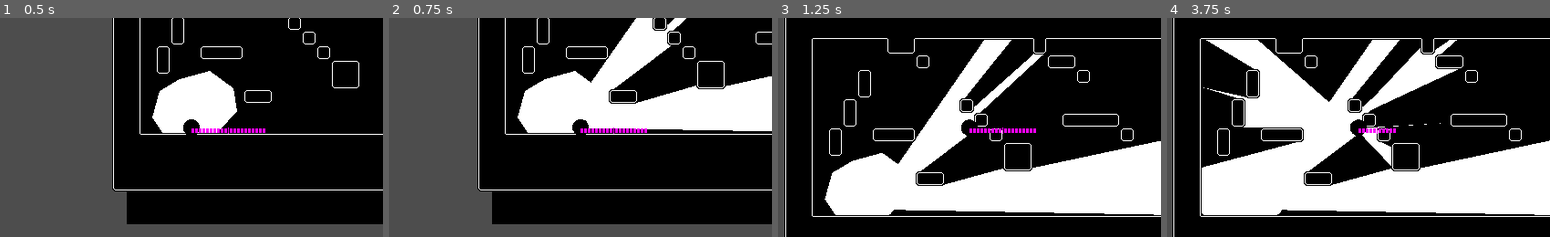
Above: before the commit, frames 1-4 (left to right).
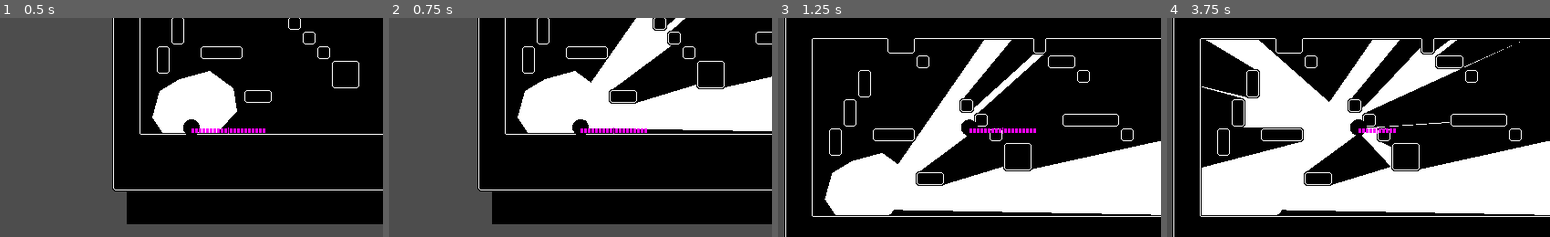
Above: after the commit, the same moments.

Repository: KingOfSpadesJFK/bhleg
Game: Godot game, scene res://levels/test_level.tscn
Same seed, same stepped clock (60 frames per second), same inputs: the game is played once before the commit and once after it.
Inputs (mouse positions are in pixels of both pictures, inside the frame that each line leads up to):
- Up to frame 1 (0.5 s): no input
- Up to frame 2 (0.75 s): tap Enter at 0.5 s; move the mouse to (664, 116) at 0.52 s; press the mouse at (664, 116) at 0.53 s; hold D (player_right) from 0.53 s (still down)
- Up to frame 3 (1.25 s): keep holding D (player_right); tap Space (player_jump) at 0.77 s
- Up to frame 4 (3.75 s): move the mouse to (1281, 138) at 1.27 s; release the mouse at (1281, 138) at 1.28 s; click (1281, 138) at 1.35 s; tap Space (player_jump) at 1.52, 2, 3.02 s; move the mouse to (1396, 79) at 2.02 s; release D (player_right) at 2.03 s; press the mouse at (1396, 79) at 2.03 s; hold A (player_left) 2.03-2.78 s; move the mouse to (1339, 171) at 2.77 s; release the mouse at (1339, 171) at 2.78 s; hold D (player_right) from 2.78 s (still down); click (1339, 171) at 2.85 s; move the mouse to (1473, 160) at 3.52 s; press the mouse at (1473, 160) at 3.53 s

Frame 1 is identical in both runs. In frame 2, 0.1% of the frame differs, in the area x 58-100%, y 0-39%; in frame 3, 0.3%; in frame 4, 0.6%, in the area x 9-100%, y 10-90%.

Commit message:
IT FUCKING WORKS!!!1!!!1!1!!!!!1

Diff:
--- a/levels/test_level.tscn
+++ b/levels/test_level.tscn
@@ -39,7 +39,6 @@
 script = ExtResource("3_465bv")
 
 [node name="CollisionPolygon2D" type="CollisionPolygon2D" parent="StaticBody2D"]
-visible = false
 build_mode = 1
 polygon = PackedVector2Array(36, 162, 59, 148, 91, 140, 117, 159, 121, 184, 96, 212, 39, 209, 28, 192)
 
--- a/project.godot
+++ b/project.godot
@@ -14,6 +14,10 @@
 run/main_scene="res://levels/test_level.tscn"
 config/features=PackedStringArray("4.2", "GL Compatibility")
 config/icon="res://icon.svg"
+
+[autoload]
+
+Bhleg="*res://scripts/bhleg.gd"
 
 [display]
 
--- /dev/null
+++ b/scripts/bhleg.gd
@@ -0,0 +1,14 @@
+extends Node
+
+
+func minv(curvec,newvec): return Vector2(min(curvec.x,newvec.x),min(curvec.y,newvec.y))
+func maxv(curvec,newvec): return Vector2(max(curvec.x,newvec.x),max(curvec.y,newvec.y))
+
+
+func calculate_bounding_box(polygon: PackedVector2Array) -> Rect2:
+	var min_vec = Vector2(pow(2,31)-1,pow(2,31)-1)
+	var max_vec = Vector2(-pow(2,31),-pow(2,31))
+	for v in polygon:
+		min_vec = Bhleg.minv(min_vec,v)
+		max_vec = Bhleg.maxv(max_vec,v)
+	return Rect2(min_vec, max_vec-min_vec)
--- a/scripts/player.gd
+++ b/scripts/player.gd
@@ -6,7 +6,7 @@
 const JUMP_VELOCITY = -400.0
 const FLASH_RAY_LENGTH = 1000.0
 const FLASH_SPREAD = 90.0			# How wide the area of flash should be (in degrees)
-const FLASH_SAMPLES = 100
+const FLASH_SAMPLES = 200
 
 # Get the gravity from the project settings to be synced with RigidBody nodes.
 var gravity = ProjectSettings.get_setting("physics/2d/default_gravity")
@@ -100,12 +100,6 @@
 	var prev_pos = verts[0]
 	var v = (env_result.position - prev_pos).normalized()
 	var prev_dir = atan2(v.y, v.x)
-
-	# Init the min/max vectors for the bounding box
-	var min_vec = Vector2(pow(2,31)-1,pow(2,31)-1)
-	var max_vec = Vector2(-pow(2,31)-1,-pow(2,31)-1)
-	min_vec = minv.call(min_vec, global_position)
-	max_vec = maxv.call(max_vec, global_position)
 
 	# Raycast the samples
 	var next_dir = 0.0
@@ -127,8 +121,6 @@
 			if next_dir - prev_dir >= PI / 80.0 || next_dir - prev_dir <= -PI / 80.0:
 				# Append to the polygon
 				verts.append(mid_pos)
-				min_vec = minv.call(min_vec, mid_pos)
-				max_vec = maxv.call(max_vec, mid_pos)
 
 				# Create the debug marker
 				#var sp = Sprite2D.new()
@@ -145,18 +137,25 @@
 		# Add the step
 		angle += step
 
+	# Calculate the bounding box fo the newly created polygon
+	var min_vec = Vector2(pow(2,31)-1,pow(2,31)-1)
+	var max_vec = Vector2(-pow(2,31)-1,-pow(2,31)-1)
+	verts.append(global_position)
+	for _v in verts:
+		min_vec = Bhleg.minv(min_vec, _v)
+		max_vec = Bhleg.maxv(max_vec, _v)
+
 	# Finalize new polygon
-	verts.append(global_position)
 	shadow_body.add_polygon(PackedVector2Array(verts), Rect2(min_vec,max_vec-min_vec))
 	print("Vert count: " + str(verts.size()))
 
 	# Create the polygon visual
-	verts[0] = global_position
-	verts[verts.size()-1] = global_position
-	var flash_poly: Polygon2D = Polygon2D.new()
-	# flash_poly.color = Color(1,0,0,1)
-	flash_poly.polygon = PackedVector2Array(verts)
-	add_sibling(flash_poly)
+	if !verts.is_empty():
+		var flash_poly: Polygon2D = Polygon2D.new()
+		# flash_poly.color = Color(1,0,0,1)
+		flash_poly.polygon = PackedVector2Array(verts)
+		add_sibling(flash_poly)
+
 	_do_flash = FlashType.NONE
 
 
--- a/scripts/shadow_body.gd
+++ b/scripts/shadow_body.gd
@@ -1,60 +1,73 @@
 extends StaticBody2D
 class_name ShadowBody
 
-const META_BOUNDING_BOX = "bounding_box"
+const META_SHADOW_EXTENT = "extent"
+const META_SHADOW_HOLE = "is_hole"
+
+class PolyStackEntry:
+	var polygon: PackedVector2Array
+	var extent: Rect2
+	var is_hole: bool
+	var owner: Node
+
+
+func _ready():
+	# Initialize each child polygon with a bounding box and hole
+	for c in get_children():
+		if c is CollisionPolygon2D:
+			c.set_meta(META_SHADOW_EXTENT, Bhleg.calculate_bounding_box(c.polygon))
+			c.set_meta(META_SHADOW_HOLE, false)
 
 
 func add_polygon(verts: PackedVector2Array, extent: Rect2) -> void:
-	var minv = func (curvec,newvec):
-		return Vector2(min(curvec.x,newvec.x),min(curvec.y,newvec.y))
-	var maxv = func (curvec,newvec):
-		return Vector2(max(curvec.x,newvec.x),max(curvec.y,newvec.y))
-
 	# Set up the polygon queue
-	var poly_stack: Array[PackedVector2Array] = []
+	var poly_stack: Array[PolyStackEntry] = []
 	for c in get_children():
 		if c is CollisionPolygon2D:
-			# Add to the queue and
-			if c.has_meta(META_BOUNDING_BOX):
-				var box: Rect2 = c.get_meta(META_BOUNDING_BOX) as Rect2
+			var entry: PolyStackEntry = PolyStackEntry.new()
+			entry.polygon = c.polygon
+			# Add to the queue and dispose of each child after this is done...
+			if c.has_meta(META_SHADOW_EXTENT) && c.has_meta(META_SHADOW_HOLE):
+				# If there is a bounding box, check if input extent intersects the new polygon
+				var box: Rect2 = c.get_meta(META_SHADOW_EXTENT) as Rect2
 				if extent.intersects(box):
-					poly_stack.append(c.polygon)
+					entry.extent = box
+					entry.is_hole = c.get_meta(META_SHADOW_HOLE)
+					poly_stack.append(entry)
 					c.queue_free()
-			else:
-				poly_stack.append(c.polygon)
-				c.queue_free()
-
-			# Dispose of each child after this is done...
 
 	# Loop through the poly queue
 	while poly_stack.size() > 0:
 		# Run a boolean operation on these polygons
-		var col_poly = poly_stack.pop_back()
-		var combined = Geometry2D.merge_polygons(col_poly, verts)
+		var col_poly: PolyStackEntry = poly_stack.pop_back()
+		var combined: Array[PackedVector2Array]
+		if col_poly.is_hole:
+			combined = Geometry2D.clip_polygons(col_poly.polygon, verts)
+		else:
+			combined = Geometry2D.merge_polygons(col_poly.polygon, verts)
 
 		# Attach each polygon to a new CollisionPolygon2D
 		#  and parent them to you
 		for arr: PackedVector2Array in combined:
-			var c = CollisionPolygon2D.new()
-			c.build_mode = CollisionPolygon2D.BuildMode.BUILD_SEGMENTS
-			c.polygon = arr.duplicate()			# Since arr will go bye-bye after the thread
-			add_child(c)
+			if !arr.is_empty():
+				var c = CollisionPolygon2D.new()
+				c.build_mode = CollisionPolygon2D.BuildMode.BUILD_SEGMENTS
+				c.polygon = arr.duplicate()			# Since arr will go bye-bye after the thread
+				add_child(c)
 
-			# Get the bounding box of the current polygon
-			var min_vec = Vector2(pow(2,31)-1,pow(2,31)-1)
-			var max_vec = Vector2(-pow(2,31)-1,-pow(2,31)-1)
-			for v in arr:
-				min_vec = minv.call(min_vec,v)
-				max_vec = maxv.call(max_vec,v)
-			c.set_meta(META_BOUNDING_BOX, Rect2(min_vec, max_vec-min_vec))
+				# Get the bounding box of the current polygon
+				c.set_meta(META_SHADOW_EXTENT, Bhleg.calculate_bounding_box(arr))
+
+				# Determine whether this polygon is a hole
+				c.set_meta(META_SHADOW_HOLE, col_poly.is_hole || Geometry2D.is_polygon_clockwise(arr))
 
 
-			# DEBUG PURPOSES
-			# var flash_poly: Polygon2D = Polygon2D.new()
-			# randomize()
-			# flash_poly.color = Color(_rand(), _rand(), _rand(), 1)
-			# flash_poly.polygon = arr.duplicate()
-			# add_child(flash_poly)
+				# DEBUG PURPOSES
+				#var flash_poly: Polygon2D = Polygon2D.new()
+				#randomize()
+				#flash_poly.color = Color(_rand(), _rand(), _rand(), 1)
+				#flash_poly.polygon = arr.duplicate()
+				#add_child(flash_poly)
 
 
 func _rand():
